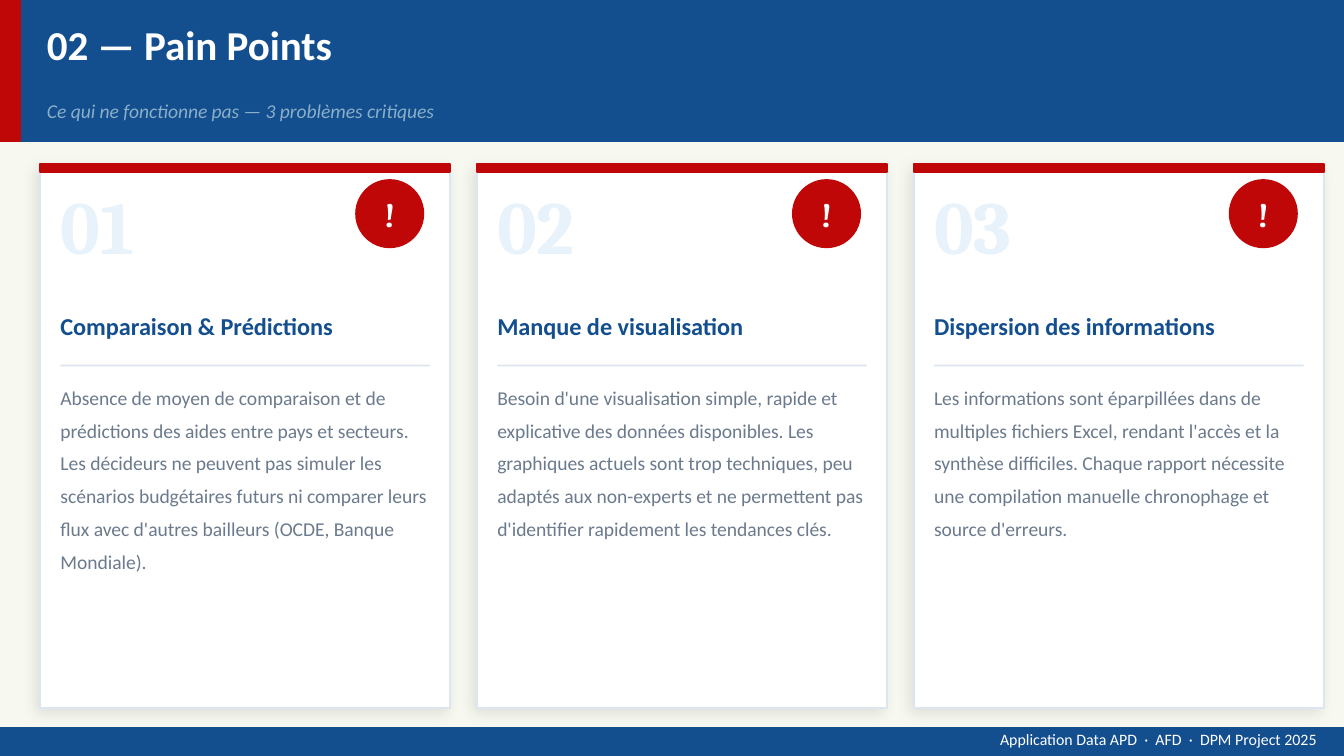
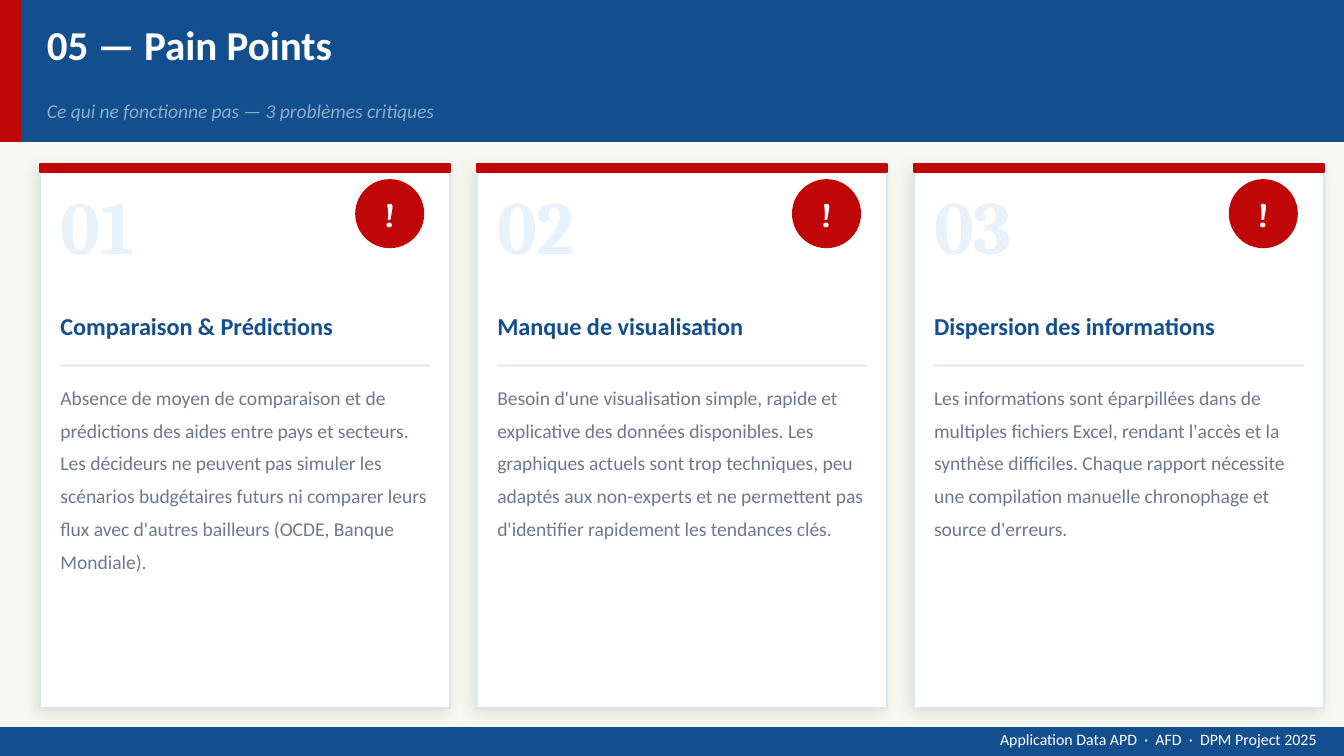
Before and after one commit to llecorps/liora_dpm_apd, a slide deck: slide 7 of presentation/Présentation_AFD_APD.pptx (slide 4 before the commit). Drawn at 1344x756 pixels with LibreOffice and Linux fonts; fonts in the diff are those of the drawing. Boxes give left, top, right and bottom in pixels: in the first picture for what was removed or moved away, otherwise in the second. Text is boxed around its words. In the diff, an @@ line names an element or a change of style, - is before the commit and + after.

```diff
--- a/presentation/Présentation_AFD_APD.pptx
+++ b/presentation/Présentation_AFD_APD.pptx
@@ text at box(47, 31, 332, 61): text changed @@
-02 — Pain Points
+05 — Pain Points
```
Also in this commit, not shown: 5 other slides changed, 2 slides added, 2 slides removed.
